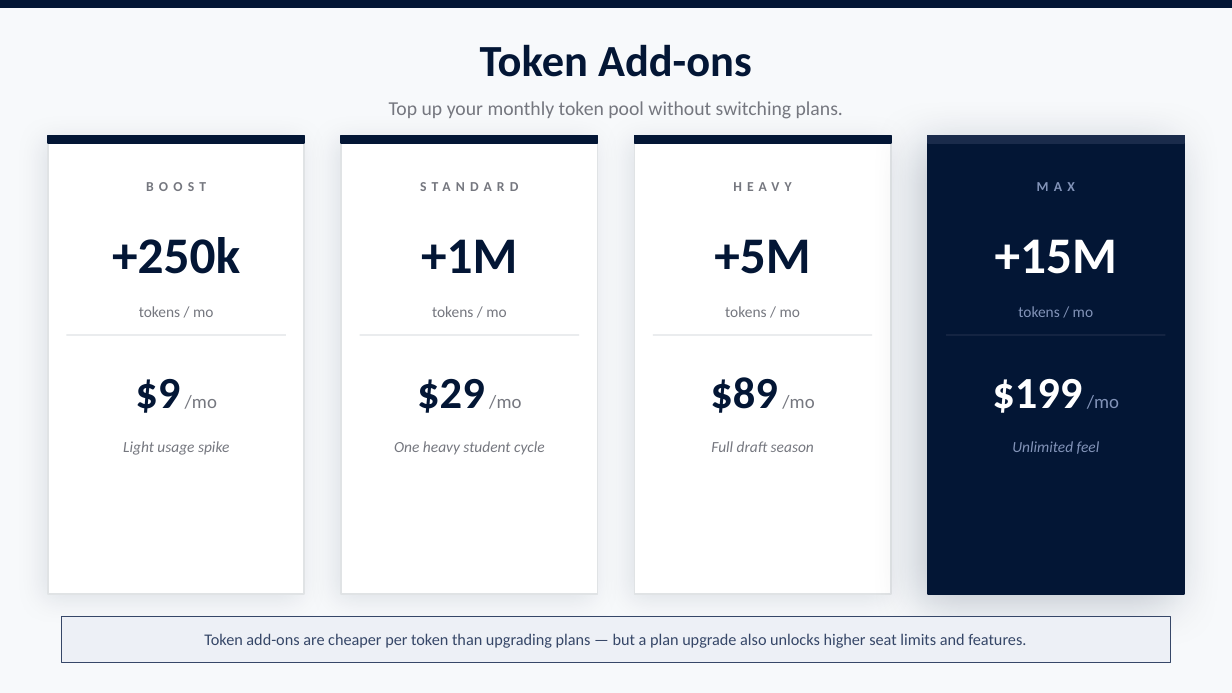
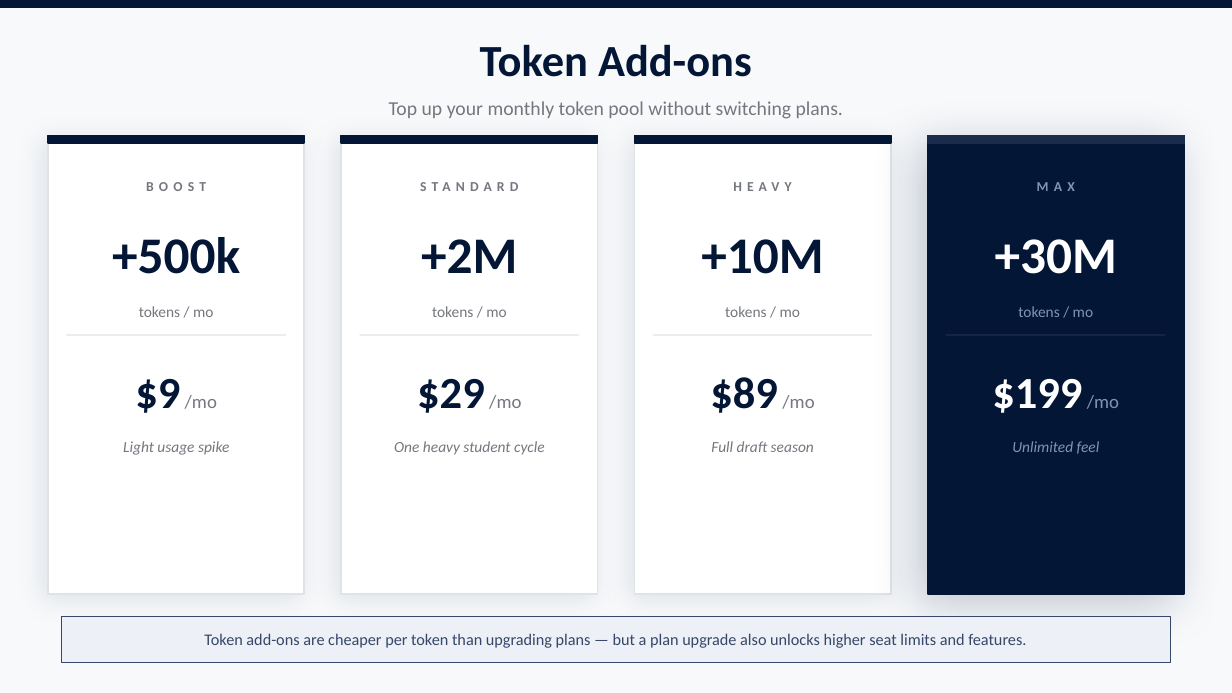
Before and after one commit to wxusan/applypilot, a slide deck: slide 3 of ApplyPilot_Pricing.pptx. Drawn at 1232x693 pixels with LibreOffice and Linux fonts; fonts in the diff are those of the drawing. Boxes give left, top, right and bottom in pixels: in the first picture for what was removed or moved away, otherwise in the second. Text is boxed around its words. In the diff, an @@ line names an element or a change of style, - is before the commit and + after.

```diff
--- a/ApplyPilot_Pricing.pptx
+++ b/ApplyPilot_Pricing.pptx
@@ text at (x1=112, y1=237, x2=240, y2=274): text changed @@
-+250k
++500k
@@ text at (x1=421, y1=239, x2=517, y2=273): text changed @@
-+1M
++2M
@@ text at (x1=701, y1=239, x2=823, y2=274): text changed @@
-+5M
++10M
@@ text at (x1=995, y1=239, x2=1117, y2=274): text changed @@
-+15M
++30M
```
Also in this commit, not shown: 1 other slide changed, 5 other files.
